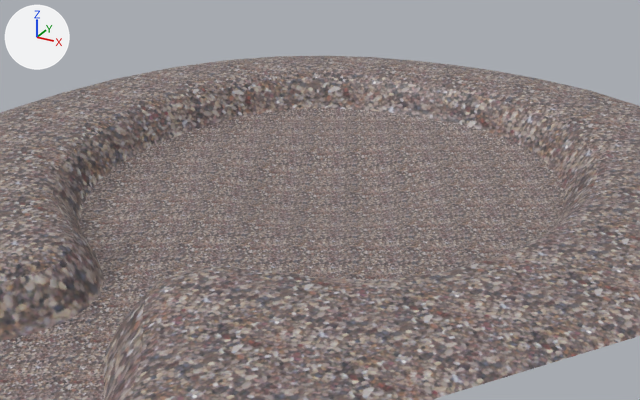
Renders of the Blender file Deserter/Assets/Mesh/Maps/Debug/MapOutside00.blend from each side of a commit.
One viewpoint serves both versions: a 50 mm lens placed at (61.3, 21.9, 29.7), pointed at (27.3, 83.7, -1.2). The axes (+X, +Y, +Z) are drawn at upper left. The lights are the same throughout. The older version comes first.

Objects in the first picture: 'colissionMesh'.
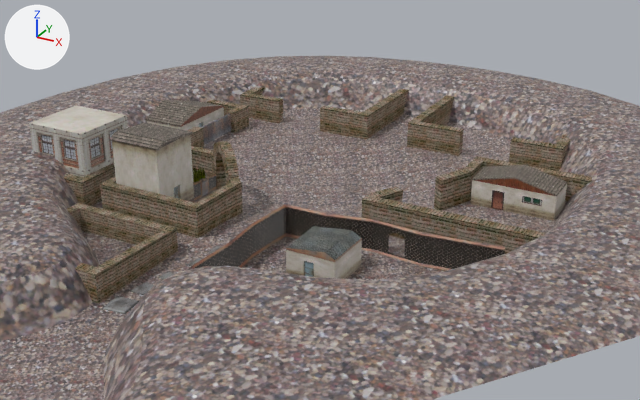
Edits to the scene script, one JSON object a line:
```json
{"op": "remove", "block": "ob_townmesh_01", "code": "ob_townmesh_01.hide_set(True)"}
{"op": "remove", "block": "ob_townwallmesh", "code": "ob_townwallmesh.hide_set(True)"}
{"op": "remove", "block": "ob_townmesh_00", "code": "ob_townmesh_00.hide_set(True)"}
{"op": "remove", "block": "ob_housec", "code": "ob_housec.hide_set(True)"}
```

Where the change shows, as pixel boxes (x1, y1, x2, y2) in the pictures (640 x 400 px):
```json
{"object": "townMesh.01", "change": "shown", "after": [29, 100, 249, 304]}
{"object": "TownWallMesh", "change": "shown", "after": [100, 87, 592, 254], "on screen": "brown"}
{"object": "townMesh.00", "change": "shown", "after": [102, 204, 505, 314]}
{"object": "HouseC", "change": "shown", "after": [471, 165, 568, 221]}
```
